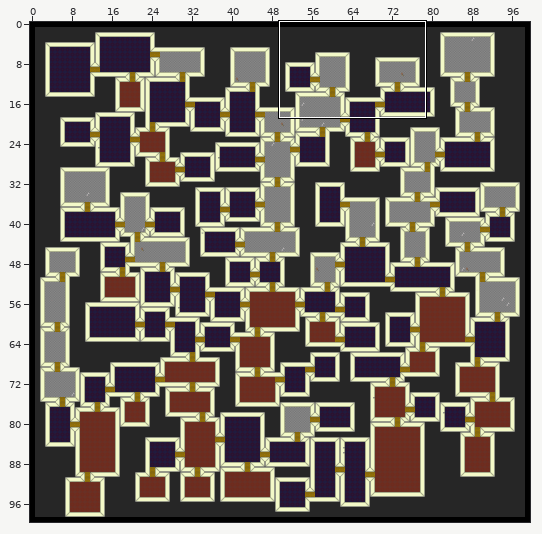
A Tiled map gets an edit: desktop/Maps/test.tmx. Above, an overview of the earlier version with the close-up marked.
Close-up. Before:
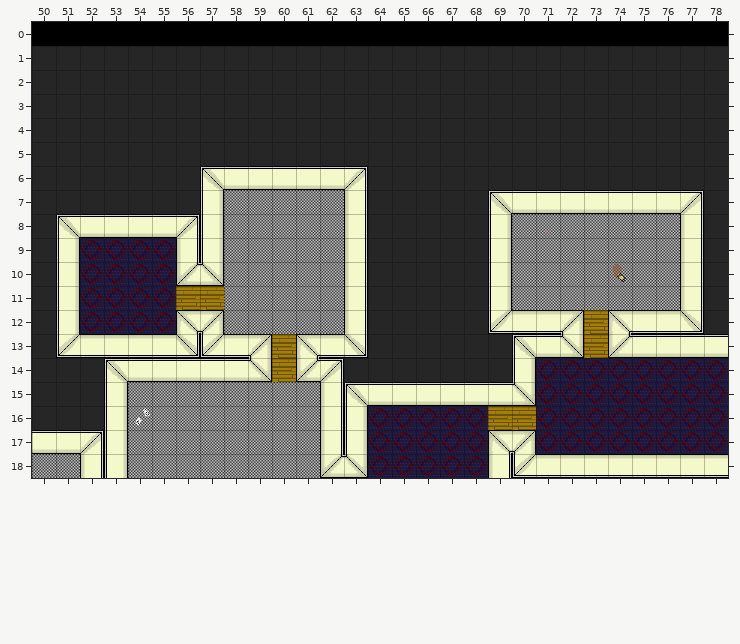
Cells are 32x32 px. Shown: x 50..78, y 0..18. The commit also changed other parts of the map, which this record leaves out.
The result:
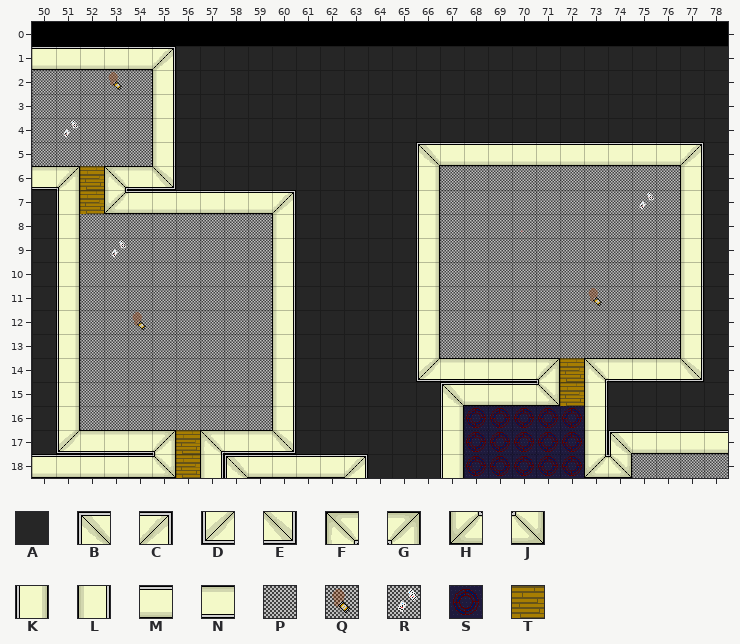
Key: from "Office01": A 0, B 2, C 3, D 4, E 5, F 6, G 7, H 8, J 9, K 10, L 20, M 30, N 40, P 50, Q 52, R 54, S 60, T 99.
_ is an empty cell.
The exact change:
{"where": "layer \"tileLayer\""}
{"y":1,"x":50,"old":"AAAAAA","new":"MMMMMC"}
{"y":2,"x":50,"old":"AAAAAA","new":"PPPQPL"}
{"y":3,"x":50,"old":"AAAAAA","new":"PPPPPL"}
{"y":4,"x":50,"old":"AAAAAA","new":"PRPPPL"}
{"y":5,"x":50,"old":"AAAAAA","new":"PPPPPL"}
{"y":5,"x":66,"old":"AAAAAAAAAAAA","new":"BMMMMMMMMMMC"}
{"y":6,"x":50,"old":"AAAAAA","new":"NGTFNE"}
{"y":6,"x":57,"old":"BMMMMMC","new":"AAAAAAA"}
{"y":6,"x":66,"old":"AAAAAAAAAAAA","new":"KPPPPPPPPPPL"}
{"y":7,"x":51,"old":"AAAAAAKPPPPPL","new":"KTHMMMMMMCAAA"}
{"y":7,"x":66,"old":"AAABMMMMMMMC","new":"KPPPPPPPPRPL"}
{"y":8,"x":51,"old":"BMMMMCK","new":"KPPPPPP"}
{"y":8,"x":60,"old":"PPPL","new":"LAAA"}
{"y":8,"x":66,"old":"AAAK","new":"KPPP"}
{"y":9,"x":52,"old":"SSSSLK","new":"PRPPPP"}
{"y":9,"x":60,"old":"PPPL","new":"LAAA"}
{"y":9,"x":66,"old":"AAAK","new":"KPPP"}
{"y":10,"x":52,"old":"SSSSHJ","new":"PPPPPP"}
{"y":10,"x":60,"old":"PPPL","new":"LAAA"}
{"y":10,"x":66,"old":"AAAK","new":"KPPP"}
{"y":10,"x":74,"old":"Q","new":"P"}
{"y":11,"x":52,"old":"SSSSTT","new":"PPPPPP"}
{"y":11,"x":60,"old":"PPPL","new":"LAAA"}
{"y":11,"x":66,"old":"AAAK","new":"KPPP"}
{"y":11,"x":73,"old":"P","new":"Q"}
{"y":12,"x":52,"old":"SSSSFG","new":"PPQPPP"}
{"y":12,"x":60,"old":"PPPL","new":"LAAA"}
{"y":12,"x":66,"old":"AAADNNGTFNNE","new":"KPPPPPPPPPPL"}
{"y":13,"x":51,"old":"DNNNNEDNGTFNE","new":"KPPPPPPPPLAAA"}
{"y":13,"x":66,"old":"AAAABMJTHMMMM","new":"KPPPPPPPPPPLA"}
{"y":14,"x":51,"old":"AABMMMMMJTHC","new":"KPPPPPPPPLAA"}
{"y":14,"x":66,"old":"AAAAKSSSSSSSS","new":"DNNNNGTFNNNEA"}
{"y":15,"x":51,"old":"AAK","new":"KPP"}
{"y":15,"x":60,"old":"PPLBMMMM","new":"LAAAAAAB"}
{"y":15,"x":70,"old":"JSSSSSSSS","new":"MJTLAAAAA"}
{"y":16,"x":51,"old":"AAKR","new":"KPPP"}
{"y":16,"x":60,"old":"PPLKSSSS","new":"LAAAAAAK"}
{"y":16,"x":69,"old":"TT","new":"SS"}
{"y":16,"x":73,"old":"SSSSSS","new":"LAAAAA"}
{"y":17,"x":50,"old":"MMCKPPPPPPPPLKSSSS","new":"ADNNNGTFNNEAAAAAAK"}
{"y":17,"x":69,"old":"FG","new":"SS"}
{"y":17,"x":73,"old":"SSSSSS","new":"LBMMMM"}
{"y":18,"x":50,"old":"PPLKPPPPPPPPHJSSSS","new":"MMMMMJTLBMMMMCAAAK"}
{"y":18,"x":69,"old":"LDNNNNNNNN","new":"SSSSHJPPPP"}
